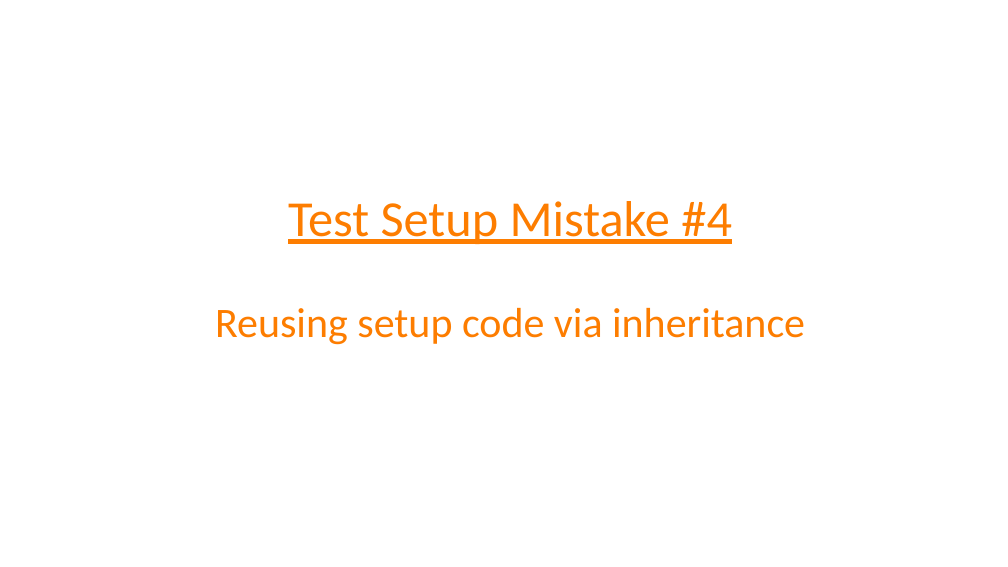
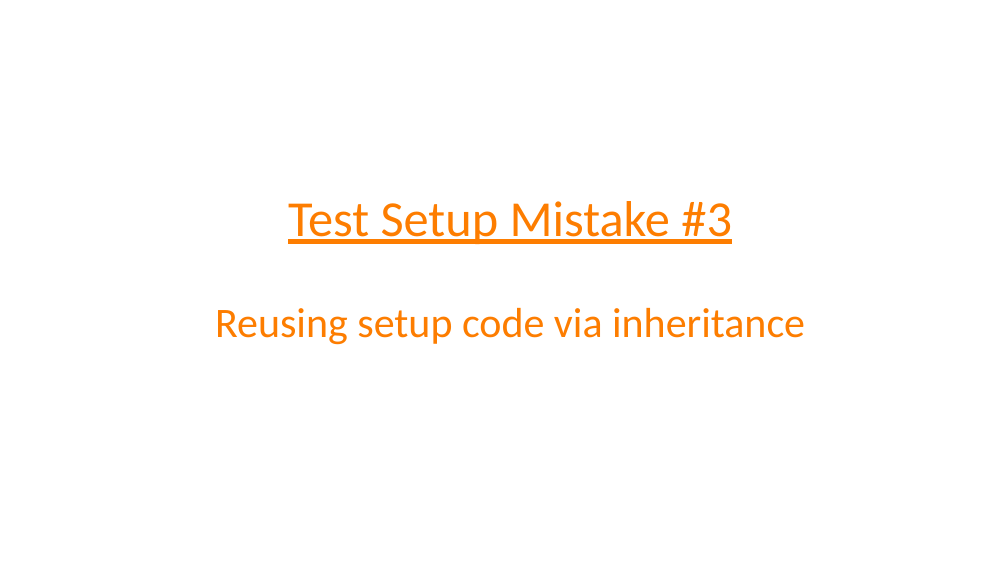
Before and after one commit to spetryjohnson/Talk-Patterns_of_Effective_Test_Setup, a slide deck: slide 35 of POETS - CodeMash 2017.pptx (slide 37 before the commit). Drawn at 1008x567 pixels with LibreOffice and Linux fonts; fonts in the diff are those of the drawing. Boxes give left, top, right and bottom in pixels: in the first picture for what was removed or moved away, otherwise in the second. Text is boxed around its words. In the diff, an @@ line names an element or a change of style, - is before the commit and + after.

```diff
--- a/POETS - CodeMash 2017.pptx
+++ b/POETS - CodeMash 2017.pptx
@@ title at box(215, 201, 805, 345): text changed @@
-Test Setup Mistake #4
-Reusing setup code via inheritance
+Test Setup Mistake #3
+Reusing setup code via inheritance
```
Also in this commit, not shown: 15 other slides changed, 2 slides added, 2 slides removed, 1 other file.
